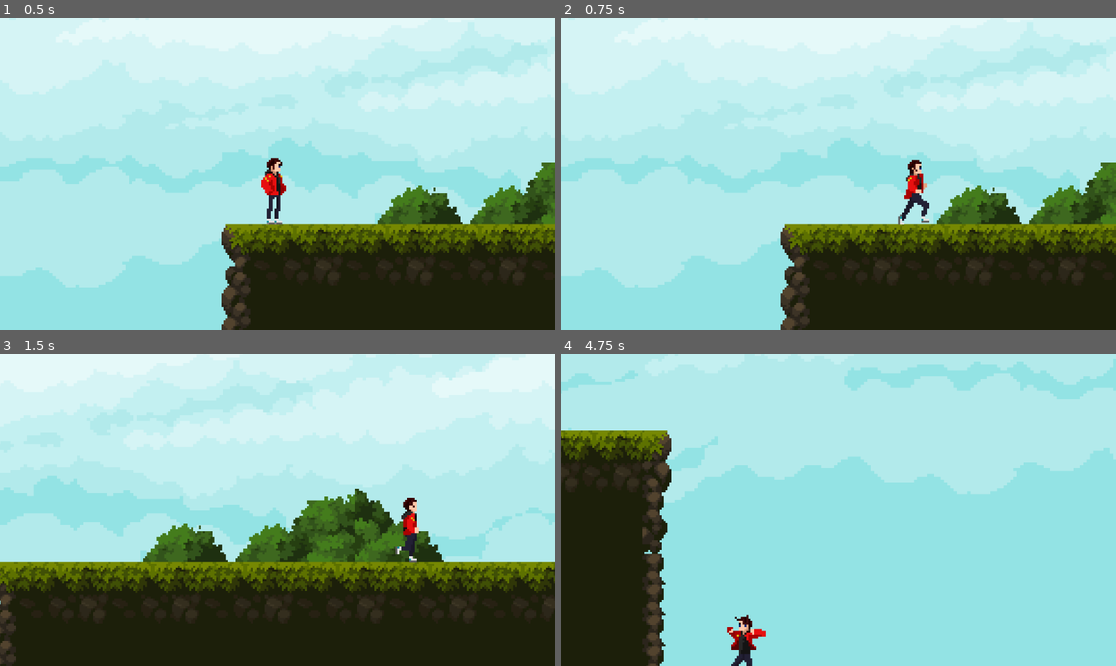
Above: before the commit, frames 1-4 (two rows, left to right).
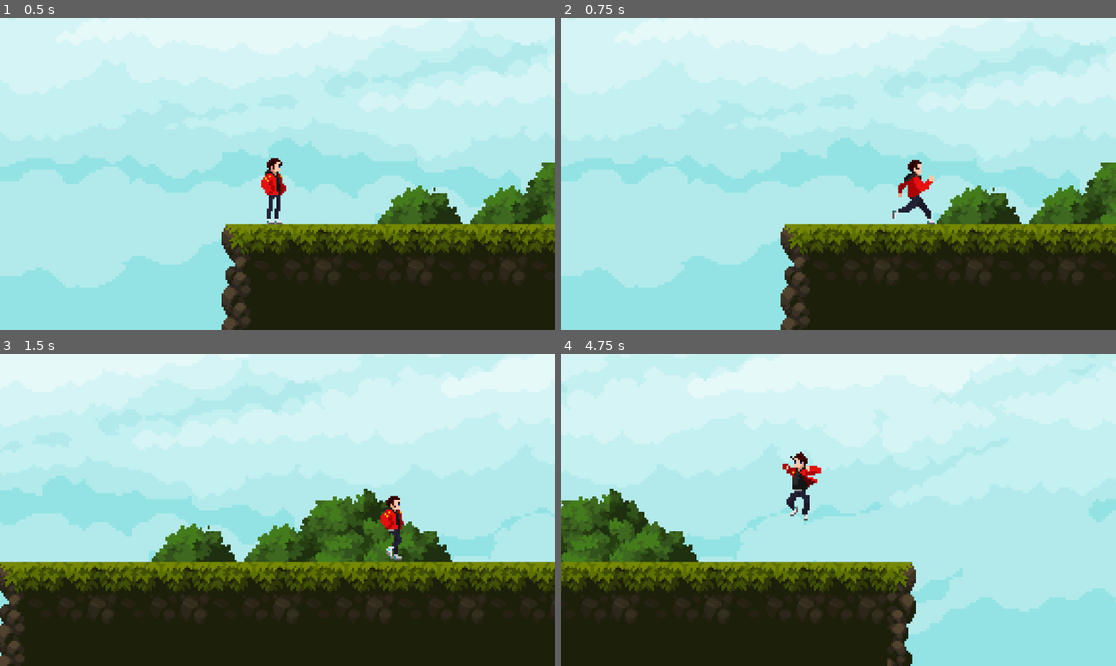
Above: after the commit, the same moments.

Repository: Chackal099/ProjetoPursuit
Game: Godot game, scene res://Levels/test_level.tscn
Same seed, same stepped clock (60 frames per second), same inputs: the game is played once before the commit and once after it.
Inputs:
- Up to frame 1 (0.5 s): no input
- Up to frame 2 (0.75 s): hold D (right) from 0.53 s (still down); hold Shift (run, bound only after the commit) from 0.53 s (still down)
- Up to frame 3 (1.5 s): keep holding D (right); tap Space (jump) at 0.77 s; release Shift (run, bound only after the commit) at 1.28 s; tap Shift (run, bound only after the commit) at 1.35 s
- Up to frame 4 (4.75 s): tap Space (jump) at 1.52, 3.02, 3.77, 4.52 s; release D (right) at 2.03 s; hold A (left) 2.03-2.78 s; hold Shift (run, bound only after the commit) 2.03-2.78 s; hold D (right) 2.78-4.28 s; tap Shift (run, bound only after the commit) at 2.85, 4.35 s; hold Shift (run, bound only after the commit) 3.53-4.28 s; hold A (left) from 4.28 s (still down)

Frame 1 is identical in both runs. In frame 2, 0.6% of the frame differs, in the area x 59-68%, y 46-67%; in frame 3, 9.5%; in frame 4, 71%, in the area x 0-100%, y 0-100%.

Commit message:
Running animation added
Added running animation, note that it still have a bug where the running animation don't loop

Diff:
--- a/Character/player.gd
+++ b/Character/player.gd
@@ -1,7 +1,8 @@
 extends CharacterBody2D
 
 
-@export var speed : float = 200.0
+@export var RunSpeed : float = 200.0
+@export var WalkSpeed : float = 100.0
 @export var jump_velocity : float = -150.0
 @export var double_jump_velocity : float = -100.0
 
@@ -41,9 +42,12 @@
 	direction = Input.get_vector("left", "right", "up", "down")
 
 	if direction:
-		velocity.x = direction.x * speed
+		velocity.x = direction.x * WalkSpeed
+		if Input.is_action_pressed("run"):
+			velocity.x = direction.x * RunSpeed
+
 	else:
-		velocity.x = move_toward(velocity.x, 0, speed)
+		velocity.x = move_toward(velocity.x, 0, WalkSpeed)
 
 	move_and_slide()
 	update_animation()
@@ -55,7 +59,9 @@
 			animated_sprite.play("JumpLoop")
 		else:
 			if direction.x != 0:
-				animated_sprite.play("Run")
+				animated_sprite.play("Walk")
+				if Input.is_action_pressed("run"):
+					animated_sprite.play("Run")
 			else:
 				animated_sprite.play("Idle")
 
@@ -80,7 +86,6 @@
 	#animated_sprite.play("JumpEnd")
 	#animation_locked = true
 
-
 func _on_animated_sprite_2d_animation_finished():
 	if(["JumpStart", "JumpDouble"].has(animated_sprite.animation)):
 		animation_locked = false
--- a/Character/player2.tscn
+++ b/Character/player2.tscn
@@ -87,6 +87,30 @@
 atlas = ExtResource("1_s11c5")
 region = Rect2(960, 0, 64, 64)
 
+[sub_resource type="AtlasTexture" id="AtlasTexture_m44ux"]
+atlas = ExtResource("1_s11c5")
+region = Rect2(256, 0, 64, 64)
+
+[sub_resource type="AtlasTexture" id="AtlasTexture_b5dhw"]
+atlas = ExtResource("1_s11c5")
+region = Rect2(320, 0, 64, 64)
+
+[sub_resource type="AtlasTexture" id="AtlasTexture_o67hh"]
+atlas = ExtResource("1_s11c5")
+region = Rect2(384, 0, 64, 64)
+
+[sub_resource type="AtlasTexture" id="AtlasTexture_s4eng"]
+atlas = ExtResource("1_s11c5")
+region = Rect2(448, 0, 64, 64)
+
+[sub_resource type="AtlasTexture" id="AtlasTexture_s87y6"]
+atlas = ExtResource("1_s11c5")
+region = Rect2(512, 0, 64, 64)
+
+[sub_resource type="AtlasTexture" id="AtlasTexture_482ox"]
+atlas = ExtResource("1_s11c5")
+region = Rect2(576, 0, 64, 64)
+
 [sub_resource type="SpriteFrames" id="SpriteFrames_ehi3x"]
 animations = [{
 "frames": [{
@@ -172,6 +196,29 @@
 }],
 "loop": true,
 "name": &"Run",
+"speed": 10.0
+}, {
+"frames": [{
+"duration": 1.0,
+"texture": SubResource("AtlasTexture_m44ux")
+}, {
+"duration": 1.0,
+"texture": SubResource("AtlasTexture_b5dhw")
+}, {
+"duration": 1.0,
+"texture": SubResource("AtlasTexture_o67hh")
+}, {
+"duration": 1.0,
+"texture": SubResource("AtlasTexture_s4eng")
+}, {
+"duration": 1.0,
+"texture": SubResource("AtlasTexture_s87y6")
+}, {
+"duration": 1.0,
+"texture": SubResource("AtlasTexture_482ox")
+}],
+"loop": true,
+"name": &"Walk",
 "speed": 10.0
 }]
 
@@ -186,7 +233,7 @@
 position = Vector2(0, 3)
 scale = Vector2(1, 1.01563)
 sprite_frames = SubResource("SpriteFrames_ehi3x")
-animation = &"Idle"
+animation = &"Run"
 autoplay = "Idle"
 
 [connection signal="animation_finished" from="AnimatedSprite2D" to="." method="_on_animated_sprite_2d_animation_finished"]
--- a/project.godot
+++ b/project.godot
@@ -51,6 +51,11 @@
 , Object(InputEventJoypadButton,"resource_local_to_scene":false,"resource_name":"","device":-1,"button_index":0,"pressure":0.0,"pressed":true,"script":null)
 ]
 }
+run={
+"deadzone": 0.5,
+"events": [Object(InputEventKey,"resource_local_to_scene":false,"resource_name":"","device":-1,"window_id":0,"alt_pressed":false,"shift_pressed":false,"ctrl_pressed":false,"meta_pressed":false,"pressed":false,"keycode":0,"physical_keycode":4194325,"key_label":0,"unicode":0,"echo":false,"script":null)
+]
+}
 
 [physics]
 
Not shown: 1 places in Character/player2.tscn that only renumber resources
